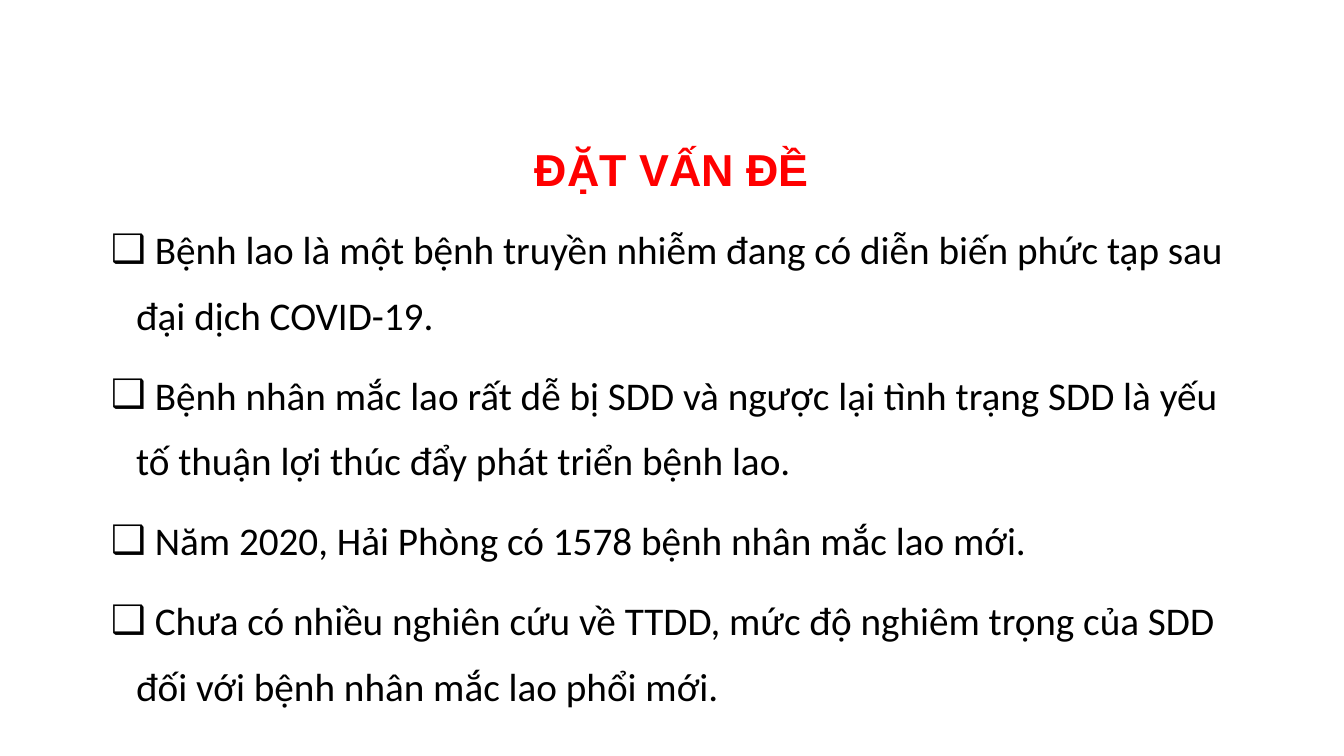
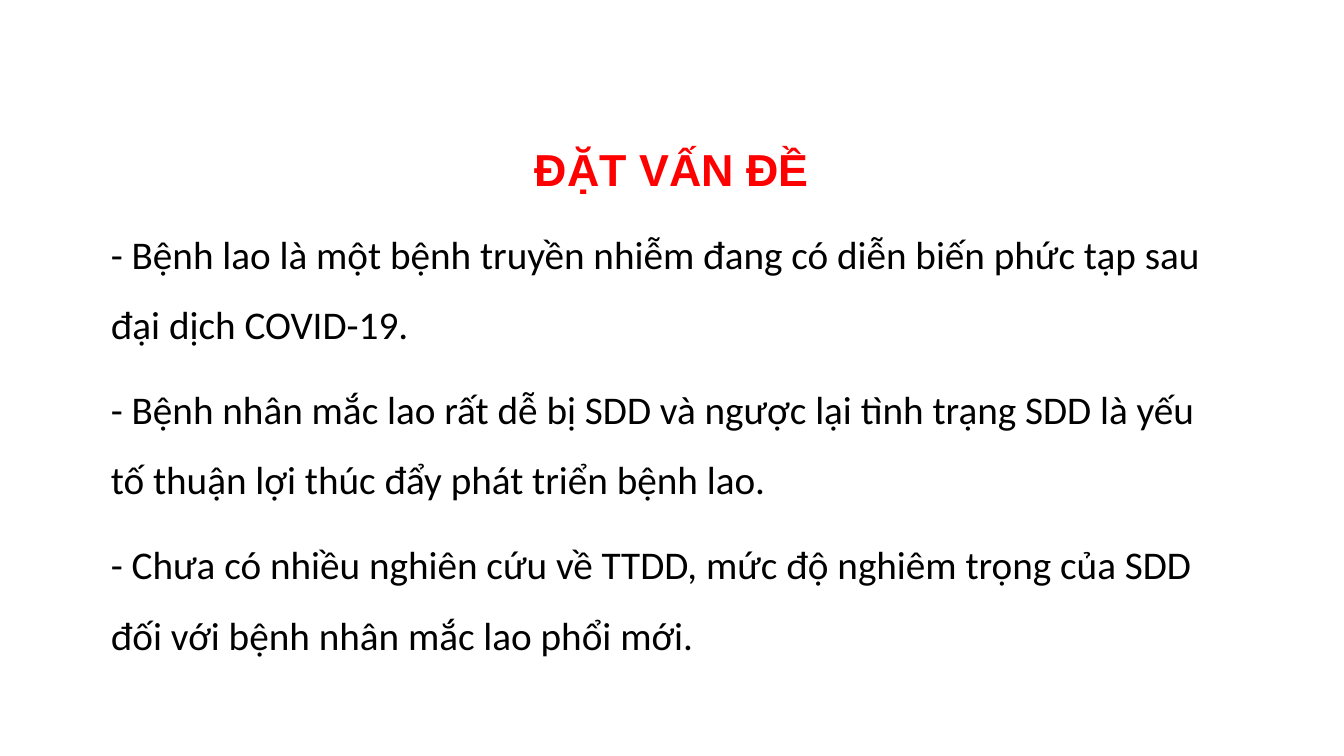
Before and after one commit to MedPocket/HPMUGraduation-thesis, a slide deck: slide 3 of Thuc-trang-va-mot-so-yeu-to-lien-quan-dinh-duong-BN-lao-phoi_Nhat-Nguyen.pptx. Drawn at 1344x756 pixels with LibreOffice and Linux fonts; fonts in the diff are those of the drawing; background and template pictures are left out. Boxes give left, top, right and bottom in pixels: in the first picture for what was removed or moved away, otherwise in the second. Text is boxed around its words. In the diff, an @@ line names an element or a change of style, - is before the commit and + after.

```diff
--- a/Thuc-trang-va-mot-so-yeu-to-lien-quan-dinh-duong-BN-lao-phoi_Nhat-Nguyen.pptx
+++ b/Thuc-trang-va-mot-so-yeu-to-lien-quan-dinh-duong-BN-lao-phoi_Nhat-Nguyen.pptx
@@ text at box(111, 237, 1200, 657): text changed @@
-❑ Bệnh lao là một bệnh truyền nhiễm đang có diễn biến phức tạp sau đại dịch COVID-19.
-❑ Bệnh nhân mắc lao rất dễ bị SDD và ngược lại tình trạng SDD là yếu tố thuận lợi thúc đẩy phát triển bệnh lao.
-❑ Năm 2020, Hải Phòng có 1578 bệnh nhân mắc lao mới.
-❑ Chưa có nhiều nghiên cứu về TTDD, mức độ nghiêm trọng của SDD đối với bệnh nhân mắc lao phổi mới.
+- Bệnh lao là một bệnh truyền nhiễm đang có diễn biến phức tạp sau đại dịch COVID-19.
+- Bệnh nhân mắc lao rất dễ bị SDD và ngược lại tình trạng SDD là yếu tố thuận lợi thúc đẩy phát triển bệnh lao.
+- Chưa có nhiều nghiên cứu về TTDD, mức độ nghiêm trọng của SDD đối với bệnh nhân mắc lao phổi mới.
```
Also in this commit, not shown: 29 other slides changed, 2 other files.
